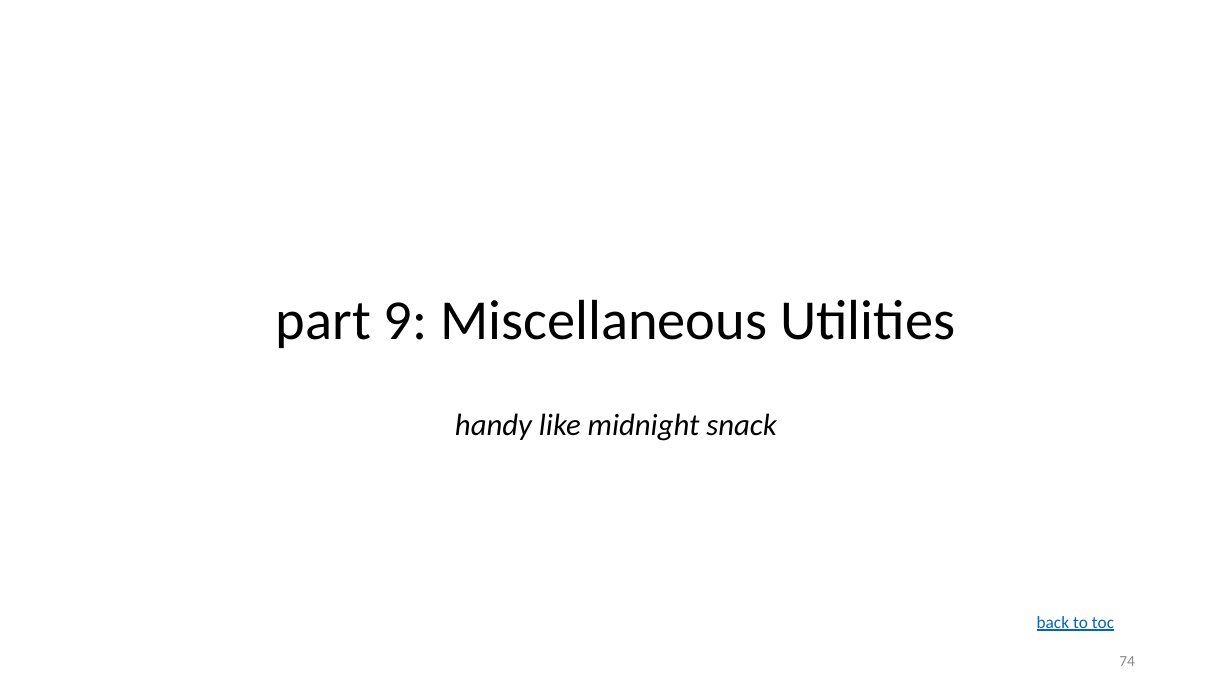
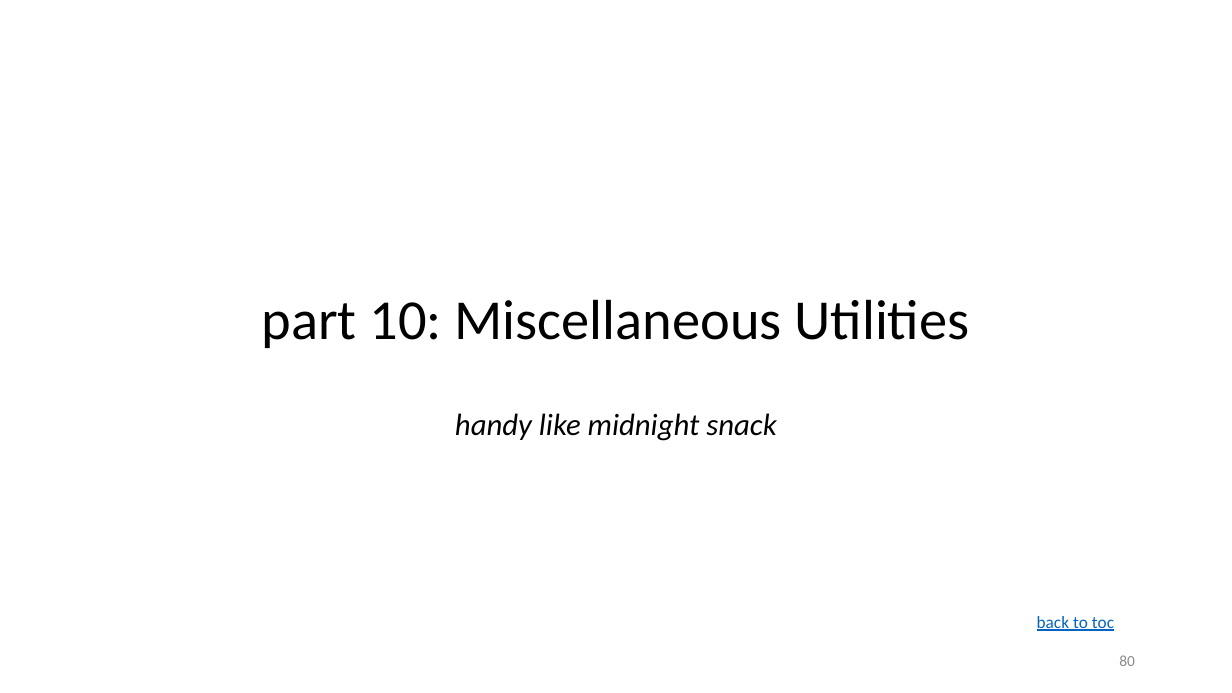
Before and after one commit to ketancmaheshwari/lisa19, a slide deck: slide 80 of lpt_LISA.pptx (slide 74 before the commit). Drawn at 1232x693 pixels with LibreOffice and Linux fonts; fonts in the diff are those of the drawing. Boxes give left, top, right and bottom in pixels: in the first picture for what was removed or moved away, otherwise in the second. Text is boxed around its words. In the diff, an @@ line names an element or a change of style, - is before the commit and + after.

```diff
--- a/lpt_LISA.pptx
+++ b/lpt_LISA.pptx
@@ title at [262,299,969,348]: text changed @@
-part 9: Miscellaneous Utilities
+part 10: Miscellaneous Utilities
@@ page number at [1119,655,1135,666]: text changed @@
-74
+80
```
Also in this commit, not shown: 2 other slides changed, 6 slides added, 1 other file.
